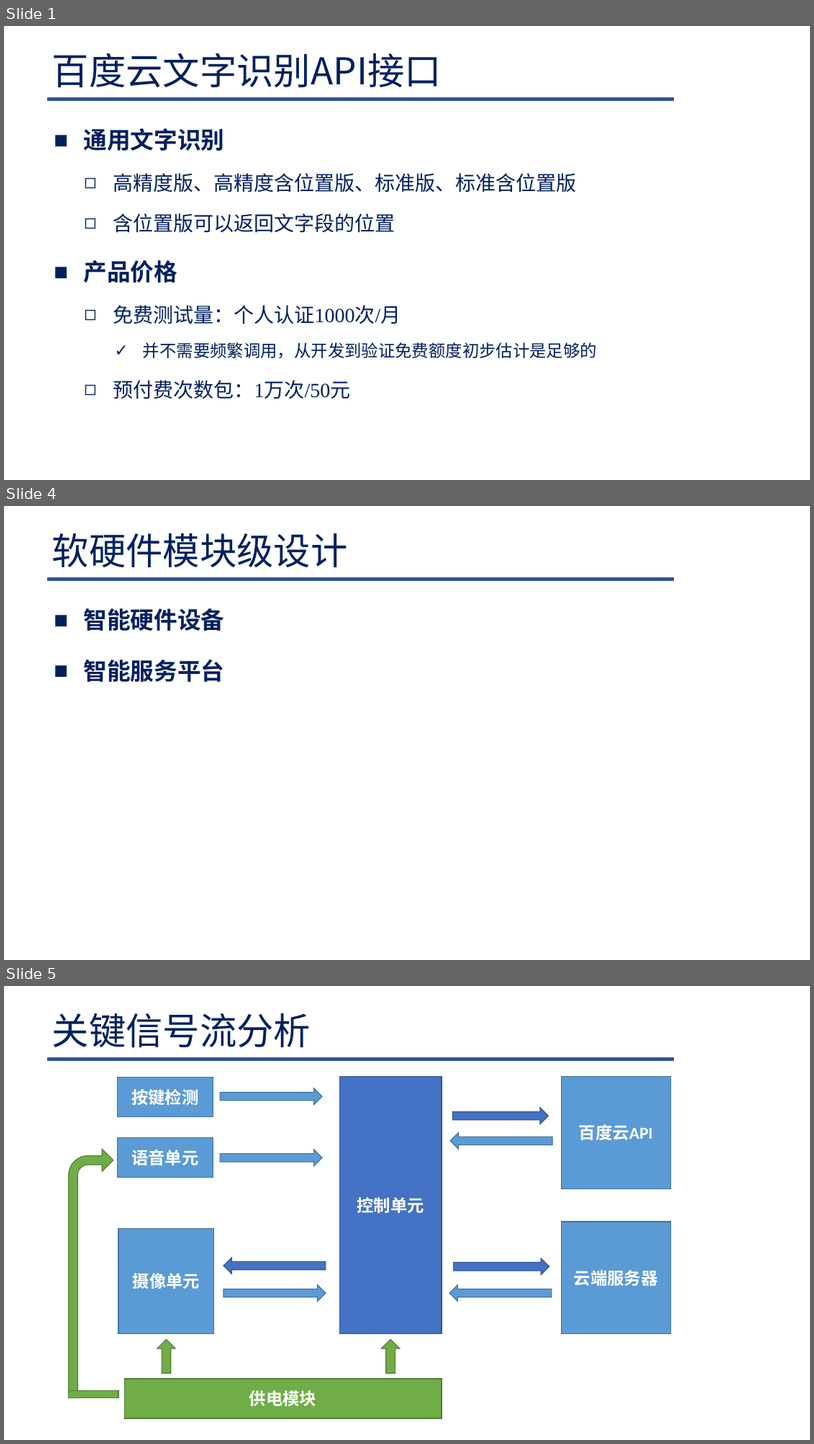
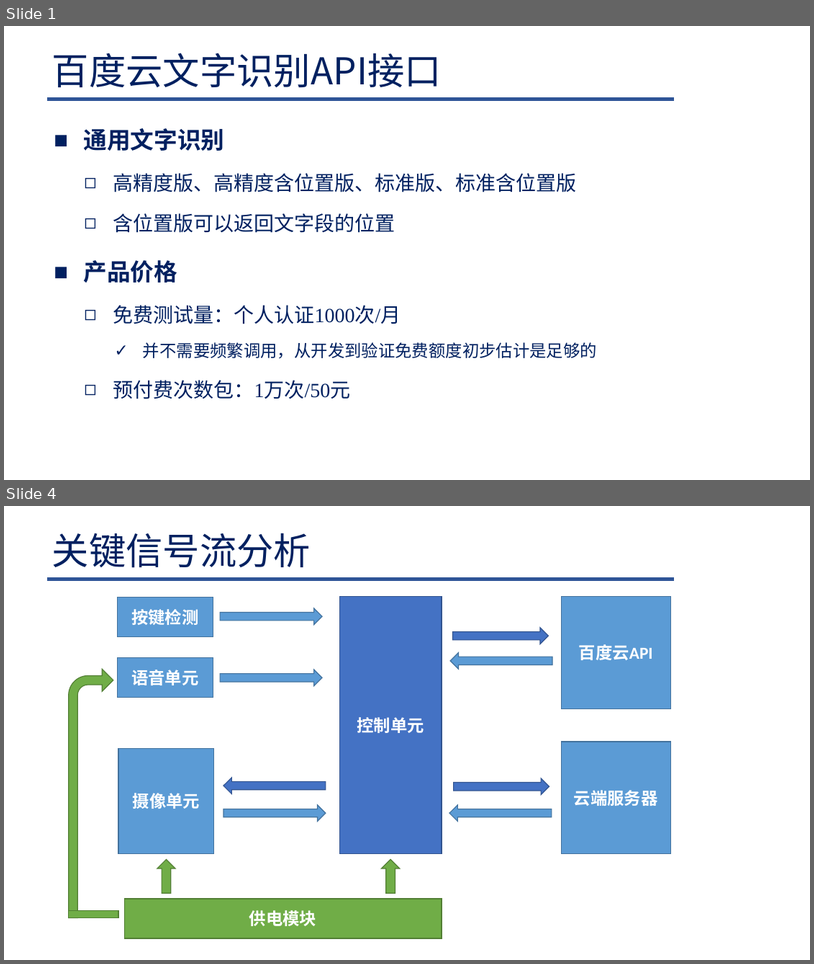
Before and after one commit to Lelucermaire111/Intelligent-blind-assistance-system, a slide deck: 系统设计/系统设计.pptx. Shown one above the other, each under a label of ours: slides 1, 4 and 5 before the commit, slides 1 and 4 after it; the slides between them are not shown. The pictures are 814x1444 and 814x964 pixels, drawn with LibreOffice and Linux fonts; fonts in the diff are those of the drawing; background and template pictures are left out. Boxes give left, top, right and bottom in pixels: in the first picture for what was removed or moved away, otherwise in the second. Text is boxed around its words. In the diff, an @@ line names an element or a change of style, - is before the commit and + after.

```diff
--- a/系统设计/系统设计.pptx
+++ b/系统设计/系统设计.pptx
@@ slide 4 removed at box(4, 506, 810, 960), background #FFFFFF; not listed: 1 template element that a slide beside it also shows @@
@@ title removed at box(52, 533, 348, 567) @@
-软硬件模块级设计
@@ text removed at box(84, 608, 225, 682) @@
-■ 智能硬件设备
-■ 智能服务平台
@@ what was slide 5 is now slide 4 @@
```
Also in this commit, not shown: 4 slides changed, 2 slides added, 1 other slide removed, 13 other files.
